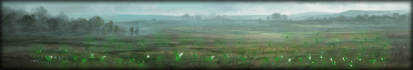
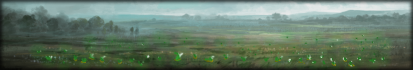
Revision of a layered (413, 70) image; what changed, layer by layer:
added layer "Layer 2" above "Hue/Saturation 1" over left=73, top=44, right=355, bottom=67
